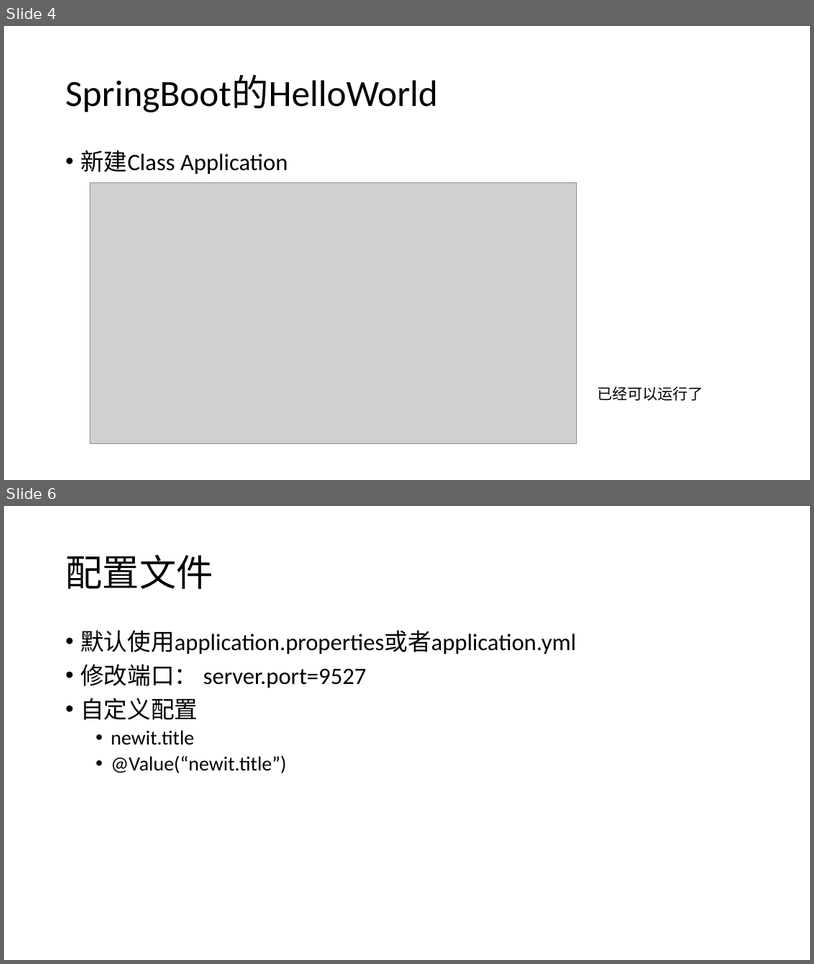
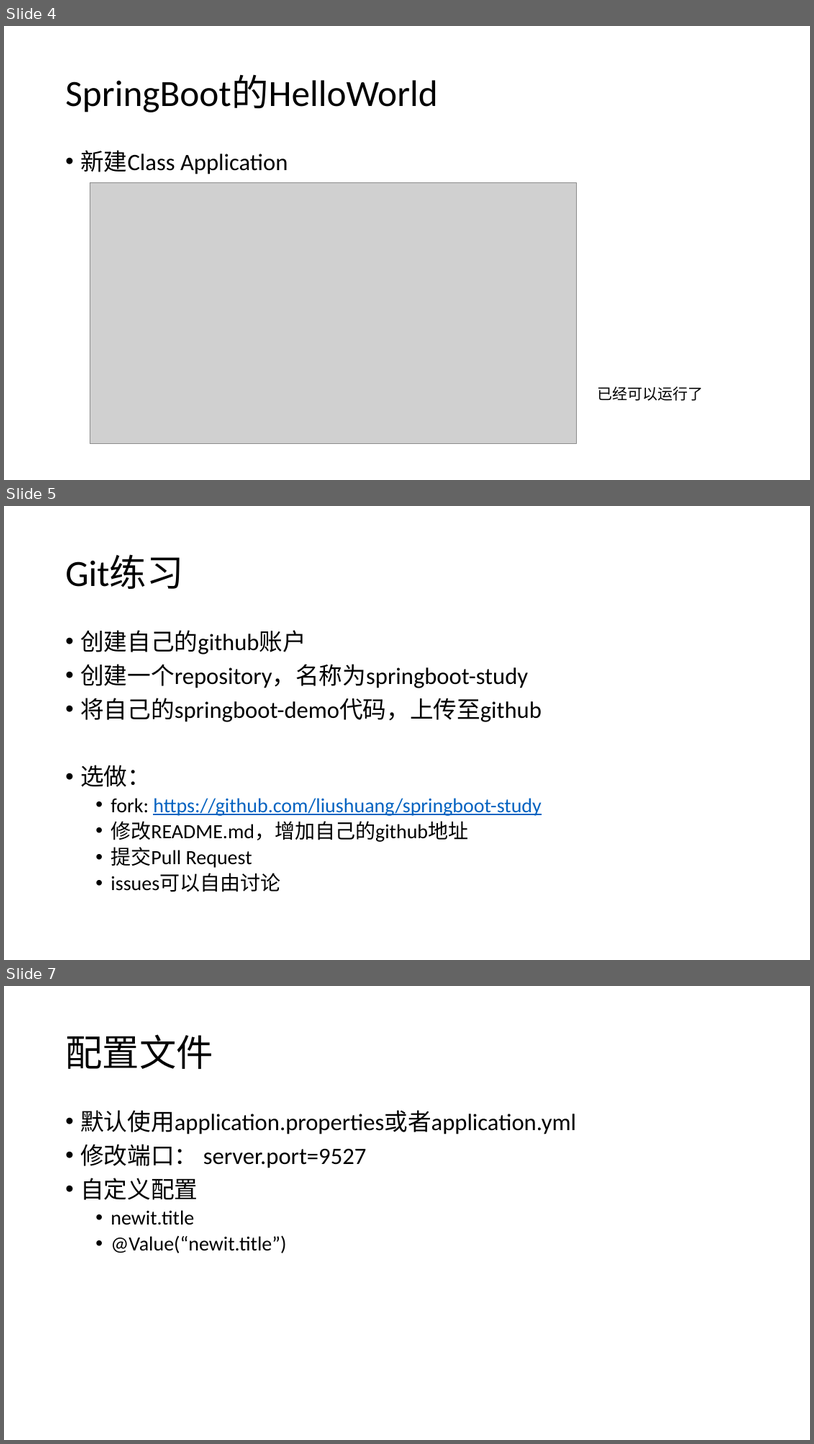
Before and after one commit to airuitian/MicroService, a slide deck: springboot/SpringBoot-2.pptx. Shown one above the other, each under a label of ours: slides 4 and 6 before the commit, slides 4, 5 and 7 after it; the slides between them are not shown. The pictures are 814x964 and 814x1444 pixels, drawn with LibreOffice and Linux fonts; fonts in the diff are those of the drawing; grey boxes stand for pictures. Boxes give left, top, right and bottom in pixels: in the first picture for what was removed or moved away, otherwise in the second. Text is boxed around its words. In the diff, an @@ line names an element or a change of style, - is before the commit and + after.

```diff
--- a/springboot/SpringBoot-2.pptx
+++ b/springboot/SpringBoot-2.pptx
@@ slide 5 added at (x1=4, y1=506, x2=810, y2=960), background #FFFFFF @@
@@ title added at (x1=65, y1=555, x2=183, y2=589), 44 pt, text #000000 @@
+Git练习
@@ text added at (x1=80, y1=630, x2=542, y2=892), 24 pt, text #000000 @@
+• 创建自己的github账户
+• 创建一个repository，名称为springboot-study
+• 将自己的springboot-demo代码，上传至github
+• 选做：
+  • fork: https://github.com/liushuang/springboot-study
+  • 修改README.md，增加自己的github地址
+  • 提交Pull Request
+  • issues可以自由讨论
@@ what was slide 6 is now slide 7 @@
```
Also in this commit, not shown: 2 slides changed, 3 other slides added, 21 other files.
